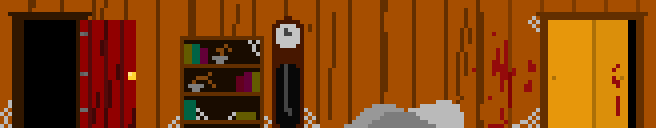
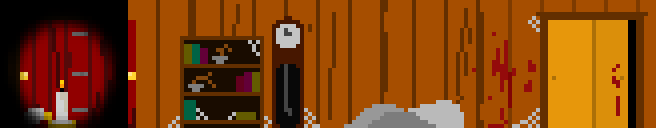
The second 656 x 128 image is a revision of the first. Changes to its layers:
added layer ">darkness" above ">candle" over (0, 0, 128, 128)
added layer ">candle" above "candlelayer" over (16, 80, 76, 128)
showed ">door_closed" over (20, 20, 80, 128)
added layer ">light_off" above ">light_on" over (100, 60, 112, 76)
added layer ">light_on" above "wall" over (100, 60, 112, 76)
